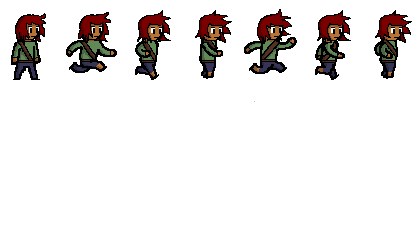
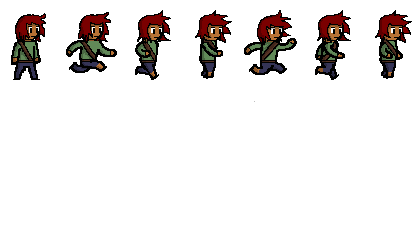
Revision of a layered 420px x 240px image; what changed, layer by layer:
painted on "shading" over <box>246,11,381,75</box>
painted on "hair outline" over <box>257,9,292,43</box>
painted on "hair coloring" over <box>257,11,290,42</box>
painted on "outlines" over <box>244,14,403,75</box>
painted on "coloring" over <box>245,16,400,74</box>
